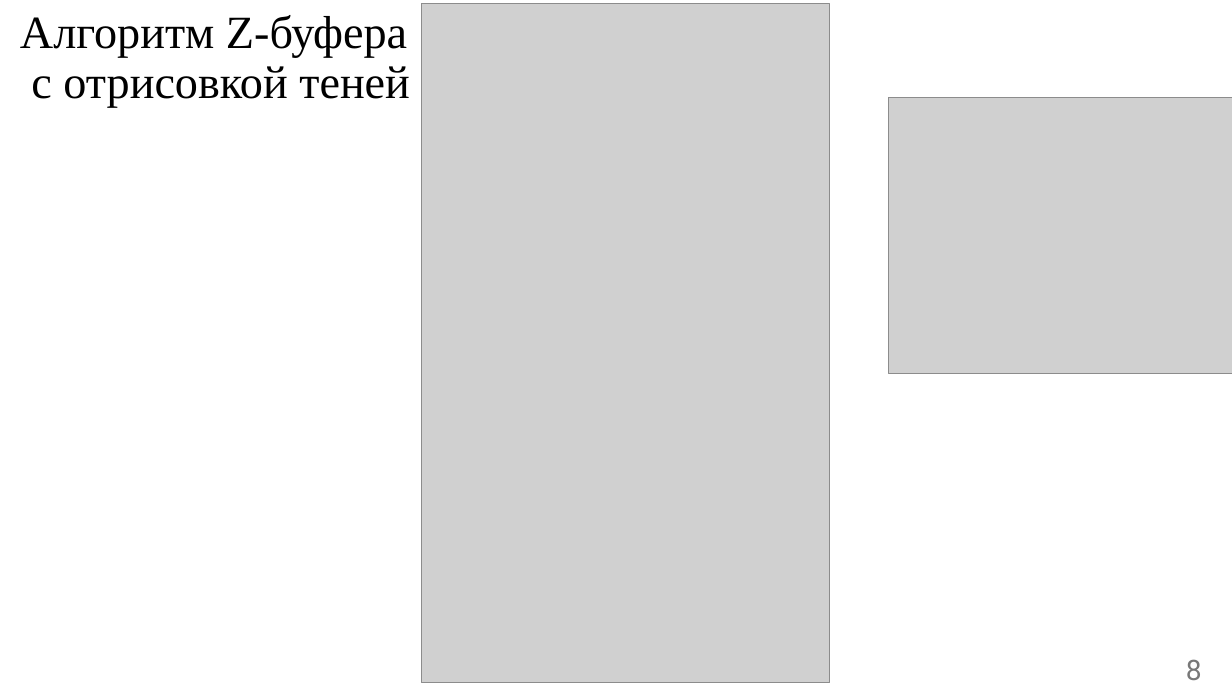
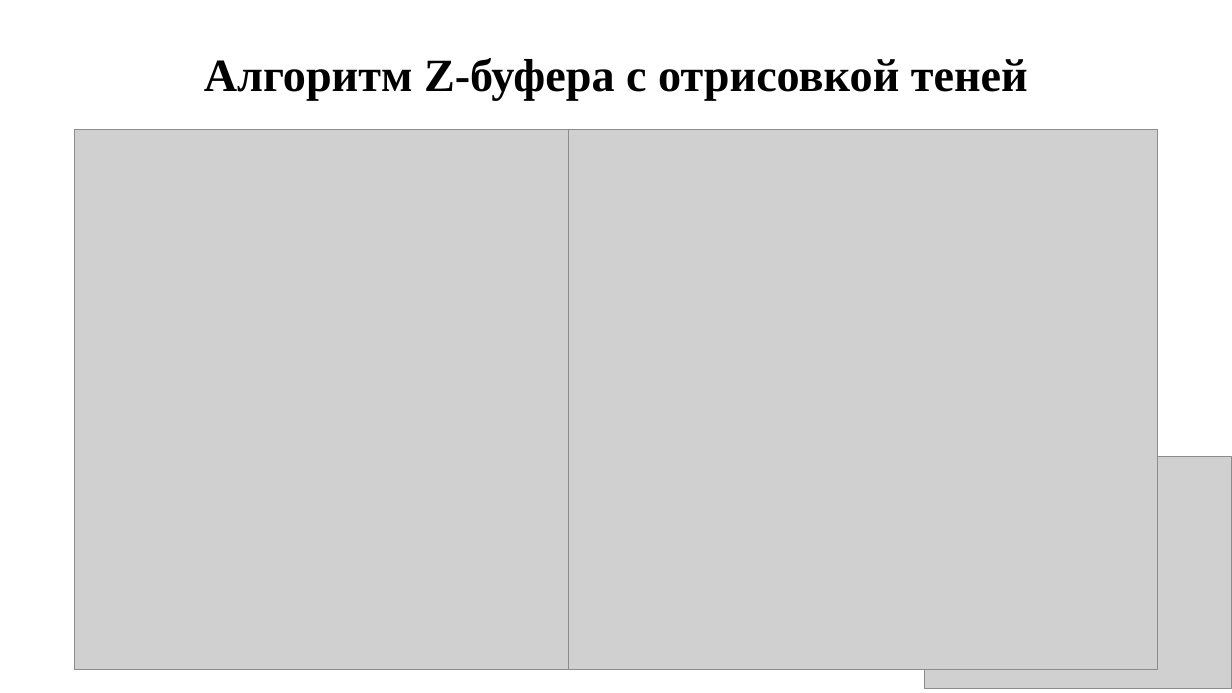
Before and after one commit to Lesa-yps/KYRSACH_CG_5_sem_BMSTU, a slide deck: slide 8 of presentation/ИУ7-55Б-Талышева-Олеся-презентация-КГ.pptx. Drawn at 1232x693 pixels with LibreOffice and Linux fonts; fonts in the diff are those of the drawing; grey boxes stand for pictures. Boxes give left, top, right and bottom in pixels: in the first picture for what was removed or moved away, otherwise in the second. Text is boxed around its words. In the diff, an @@ line names an element or a change of style, - is before the commit and + after.

```diff
--- a/presentation/ИУ7-55Б-Талышева-Олеся-презентация-КГ.pptx
+++ b/presentation/ИУ7-55Б-Талышева-Олеся-презентация-КГ.pptx
@@ title "Алгоритм Z-буфера с отрисовкой теней": place and size @@
-title "Алгоритм Z-буфера с отрисовкой теней" at bbox=[20, 15, 410, 107]
+title "Алгоритм Z-буфера с отрисовкой теней" at bbox=[204, 58, 1028, 100]
@@ title "Алгоритм Z-буфера с отрисовкой теней" at bbox=[204, 58, 1028, 100]: bold on; alignment left to centre @@
@@ picture removed at bbox=[421, 4, 830, 683] @@
@@ picture added at bbox=[74, 129, 616, 669] @@
@@ picture added at bbox=[568, 129, 1157, 669] @@
@@ picture: place and size @@
-picture at bbox=[889, 97, 1232, 373]
+picture at bbox=[924, 457, 1232, 688]
```
Also in this commit, not shown: 11 other slides changed, 1 slide added, 4 slides removed, 32 other files.
